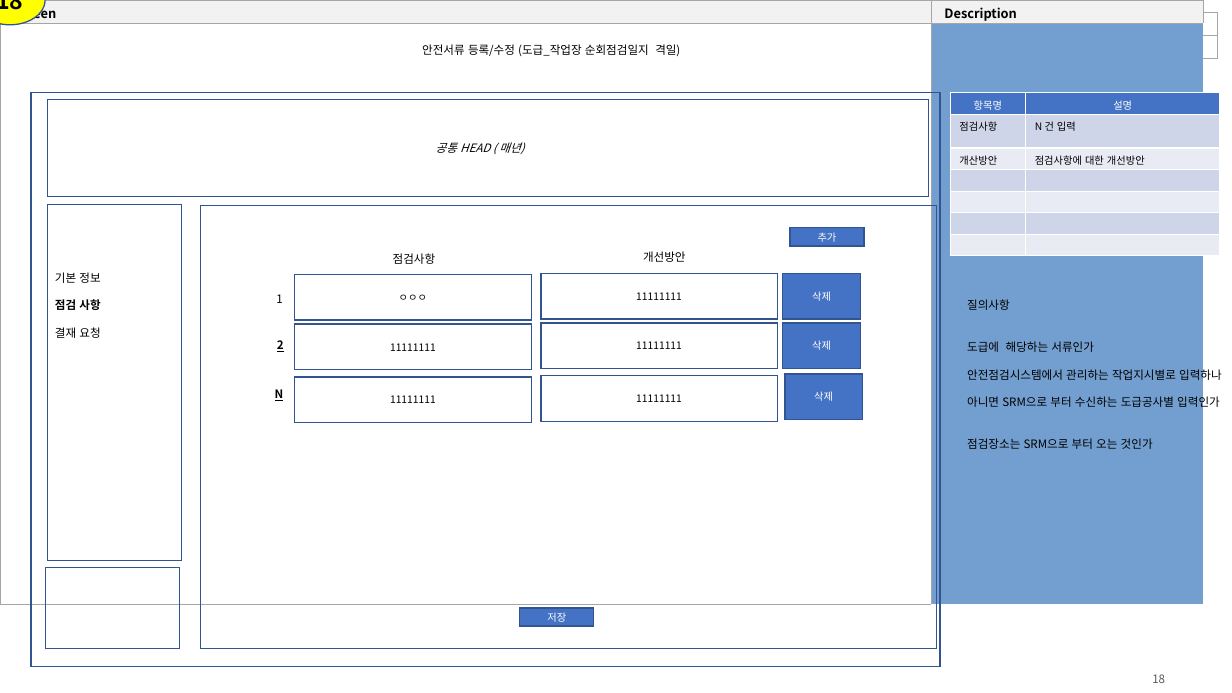
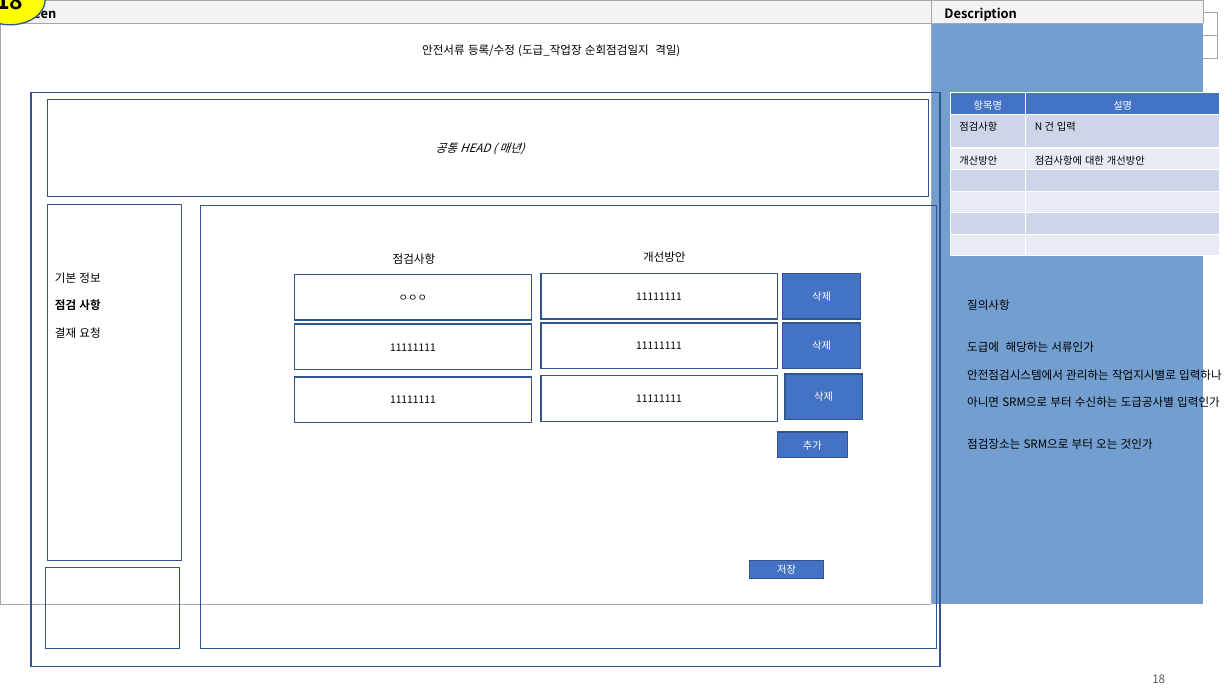
Before and after one commit to yamdeng/ktds-publish, a slide deck: slide 18 of docs/퍼블_페이지작업.pptx. Drawn at 1232x693 pixels with LibreOffice and Linux fonts; fonts in the diff are those of the drawing. Boxes give left, top, right and bottom in pixels: in the first picture for what was removed or moved away, otherwise in the second. Text is boxed around its words. In the diff, an @@ line names an element or a change of style, - is before the commit and + after.

```diff
--- a/docs/퍼블_페이지작업.pptx
+++ b/docs/퍼블_페이지작업.pptx
@@ text removed at box(276, 294, 282, 303) @@
-1
@@ text removed at box(277, 340, 284, 352) @@
-2
@@ text removed at box(275, 389, 284, 401) @@
-N
@@ rectangle "추가": place and size @@
-rectangle "추가" at box(790, 228, 864, 247)
+rectangle "추가" at box(777, 433, 848, 458)
@@ rectangle "저장": place and size @@
-rectangle "저장" at box(520, 608, 594, 627)
+rectangle "저장" at box(750, 560, 823, 579)
```
Also in this commit, not shown: 3 other slides changed, 1 other file.
